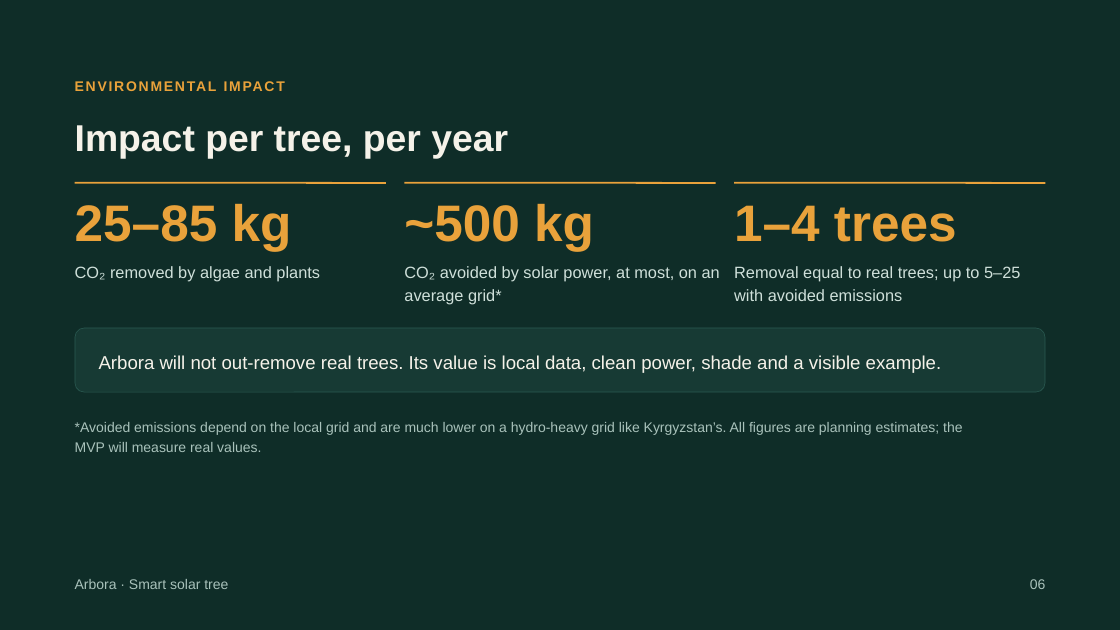
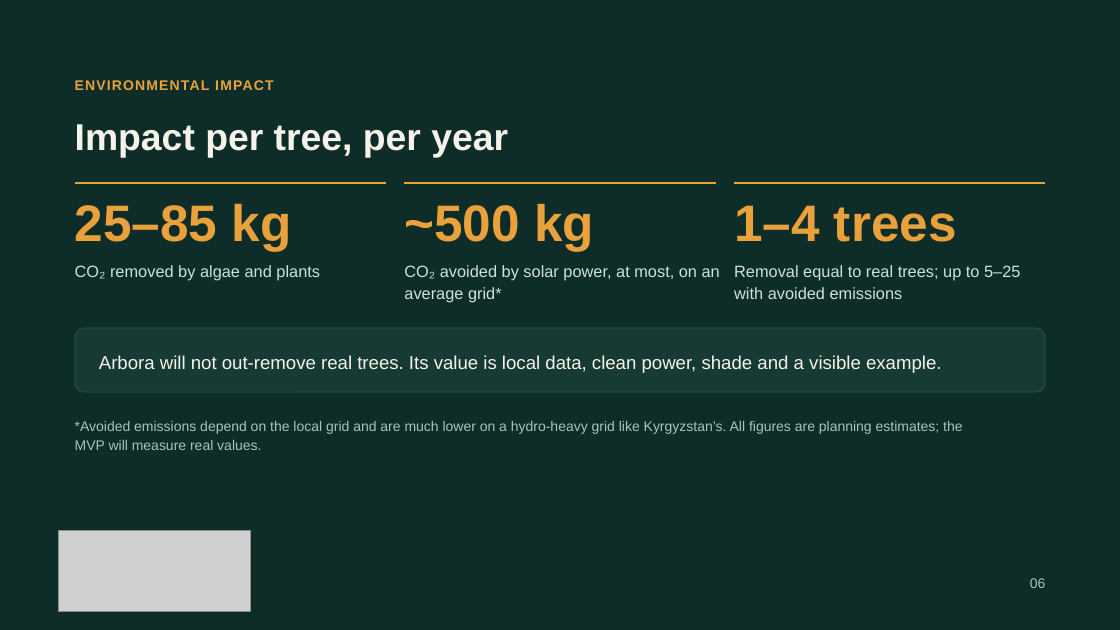
Before and after one commit to alikuba/Arbora, a slide deck: slide 6 of Arbora Smart Solar Tree.pptx. Drawn at 1120x630 pixels with LibreOffice and Linux fonts; fonts in the diff are those of the drawing; grey boxes stand for pictures. Boxes give left, top, right and bottom in pixels: in the first picture for what was removed or moved away, otherwise in the second. Text is boxed around its words. In the diff, an @@ line names an element or a change of style, - is before the commit and + after.

```diff
--- a/Arbora Smart Solar Tree.pptx
+++ b/Arbora Smart Solar Tree.pptx
@@ text "ENVIRONMENTAL IMPACT" at box(75, 80, 273, 90): letter spacing 1.5 to 1 pt; line spacing 16.8pt to 16pt @@
@@ text "CO₂ avoided by solar power, ..." at box(404, 265, 720, 303): line spacing 19.6pt to 19pt @@
@@ text "Removal equal to real trees; ..." at box(734, 265, 1020, 299): line spacing 19.6pt to 19pt @@
@@ rounded rectangle added at box(75, 328, 1045, 392), fill #173A34, outline #2A5A52 0.5 pt @@
@@ text "Arbora will not out-remove real ...": place and size @@
-text "Arbora will not out-remove real ..." at box(75, 328, 1045, 392)
+text "Arbora will not out-remove real ..." at box(99, 355, 942, 373)
@@ text "Arbora will not out-remove real ..." at box(99, 355, 942, 373): line spacing 22.4pt to 22pt; fill #173A34 to none; outline #2A5A52 0.5 pt to none @@
@@ text "*Avoided emissions depend on the ..." at box(75, 421, 962, 450): line spacing 16.8pt to 16pt @@
@@ picture added at box(58, 530, 250, 611) @@
@@ text removed at box(75, 579, 228, 589) @@
-Arbora · Smart solar tree
```
Also in this commit, not shown: 8 other slides changed, 1 slide added, 3 slides removed.
